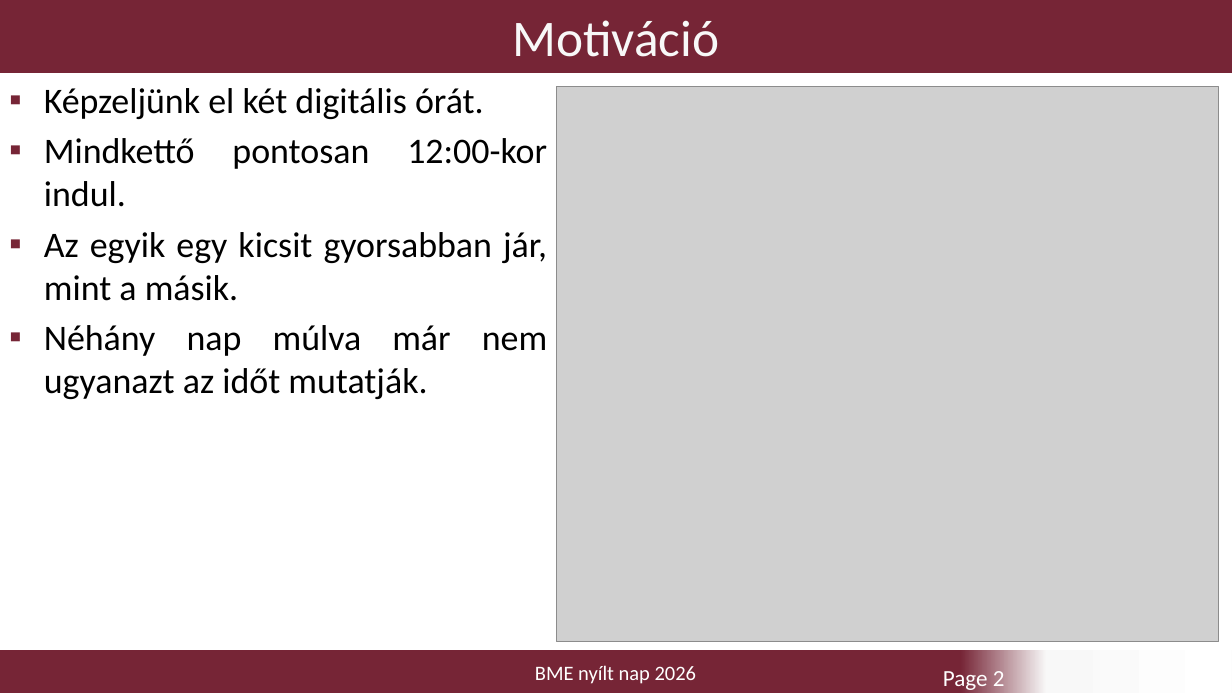
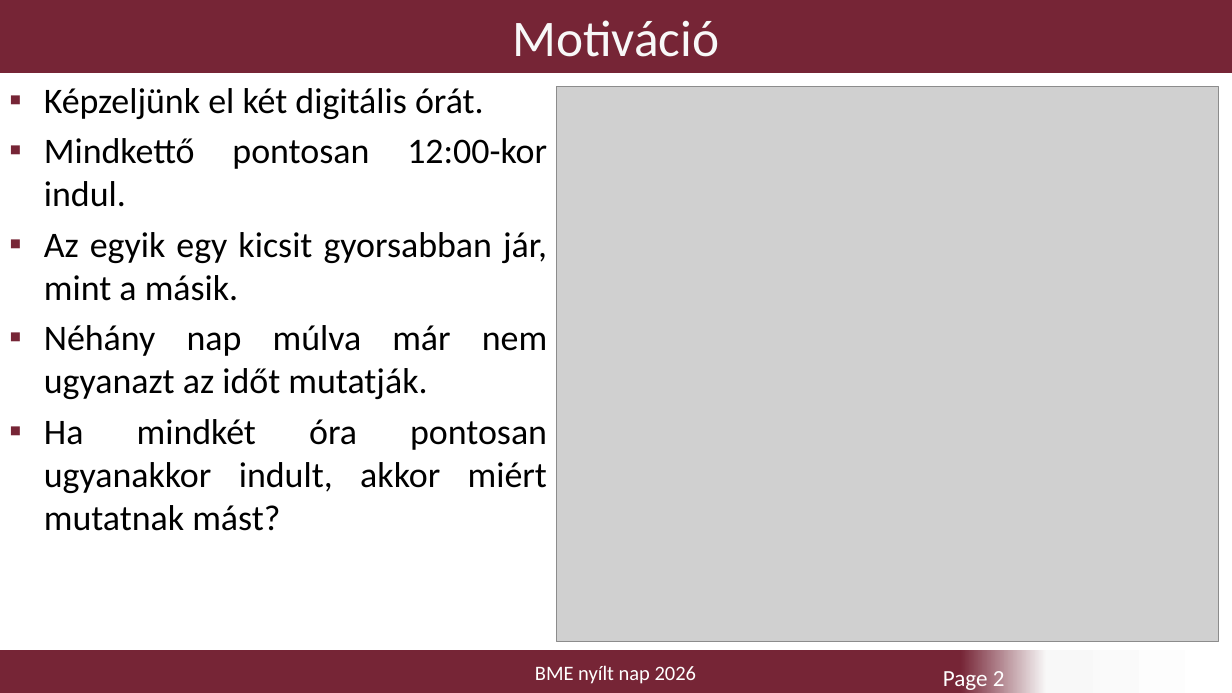
Before and after one commit to mineroni/FTMQuartzDriftDemonstrator, a slide deck: slide 2 of FTM_nyilt_nap.pptx. Drawn at 1232x693 pixels with LibreOffice and Linux fonts; fonts in the diff are those of the drawing; grey boxes stand for pictures; background and template pictures are left out. Boxes give left, top, right and bottom in pixels: in the first picture for what was removed or moved away, otherwise in the second. Text is boxed around its words. In the diff, an @@ line names an element or a change of style, - is before the commit and + after.

```diff
--- a/FTM_nyilt_nap.pptx
+++ b/FTM_nyilt_nap.pptx
@@ text at (44,419,547,531): paragraph added @@
+▪ Ha mindkét óra pontosan ugyanakkor indult, akkor miért mutatnak mást?
```
Also in this commit, not shown: 5 other slides changed, 2 slides removed.
